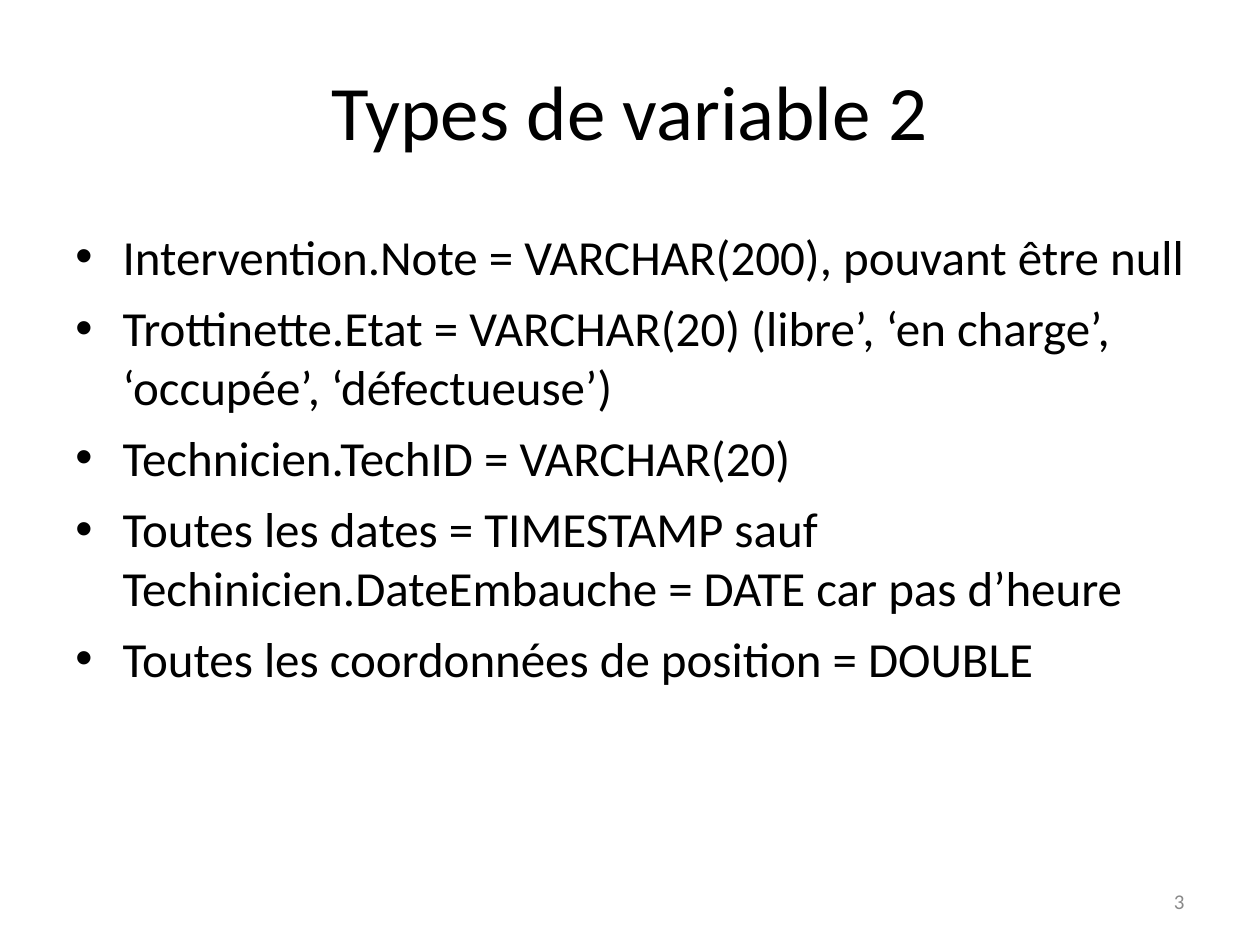
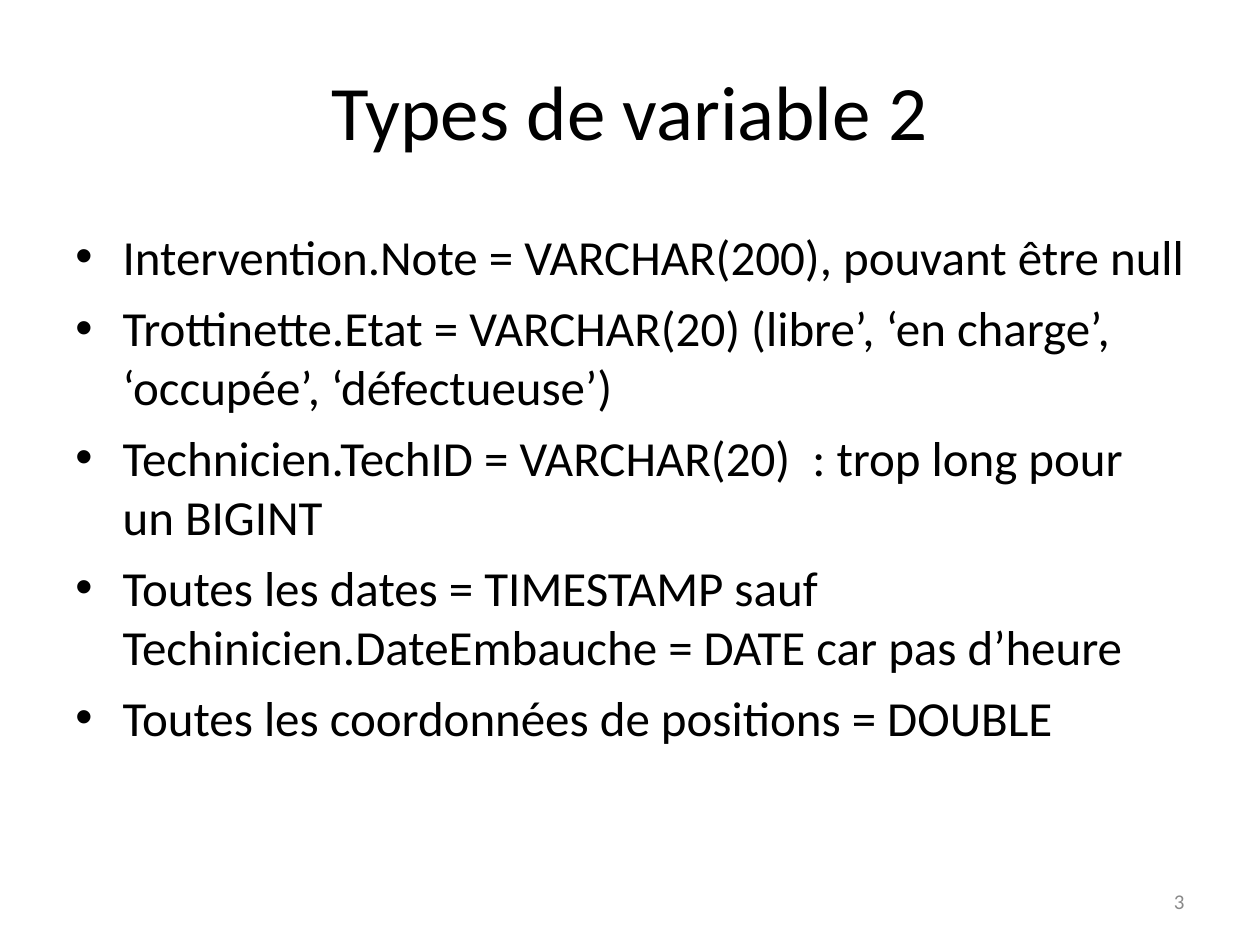
Before and after one commit to Nineo81/projet-info-h303, a slide deck: slide 3 of slides.ppt. Drawn at 1260x945 pixels with LibreOffice and Linux fonts; fonts in the diff are those of the drawing; background and template pictures are left out. Boxes give left, top, right and bottom in pixels: in the first picture for what was removed or moved away, otherwise in the second. Text is boxed around its words. In the diff, an @@ line names an element or a change of style, - is before the commit and + after.

Commit message:
Update slides and CreateTables.txt

```diff
--- a/slides.ppt
+++ b/slides.ppt
@@ text at [123,440,1122,536]: text changed @@
-• Technicien.TechID = VARCHAR(20)
+• Technicien.TechID = VARCHAR(20) : trop long pour un BIGINT
@@ text at [123,702,1052,744]: text changed @@
-• Toutes les coordonnées de position = DOUBLE
+• Toutes les coordonnées de positions = DOUBLE
```
Also in this commit, not shown: 2 other slides changed, 12 other files.
